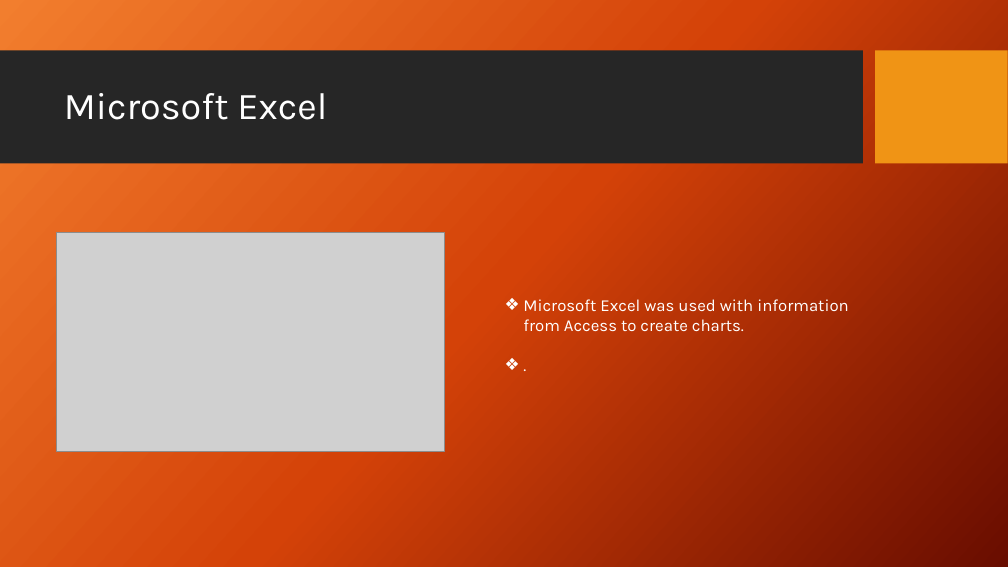
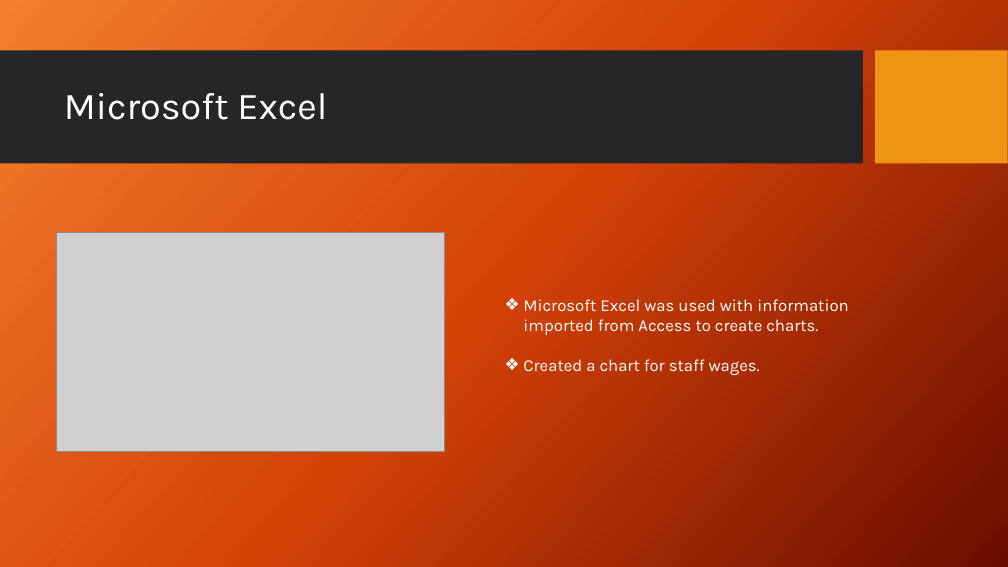
Before and after one commit to GrahamFarrell1984/SAB_Project, a slide deck: slide 10 of Presentation/SAB_Group_Presentation.pptx. Drawn at 1008x567 pixels with LibreOffice and Linux fonts; fonts in the diff are those of the drawing; grey boxes stand for pictures; background and template pictures are left out. Boxes give left, top, right and bottom in pixels: in the first picture for what was removed or moved away, otherwise in the second. Text is boxed around its words. In the diff, an @@ line names an element or a change of style, - is before the commit and + after.

```diff
--- a/Presentation/SAB_Group_Presentation.pptx
+++ b/Presentation/SAB_Group_Presentation.pptx
@@ text at (523, 299, 849, 375): text changed @@
-❖ Microsoft Excel was used with information from Access to create charts.
-❖ .
+❖ Microsoft Excel was used with information imported from Access to create charts.
+❖ Created a chart for staff wages.
```
Also in this commit, not shown: 3 other slides changed, 9 other files.
